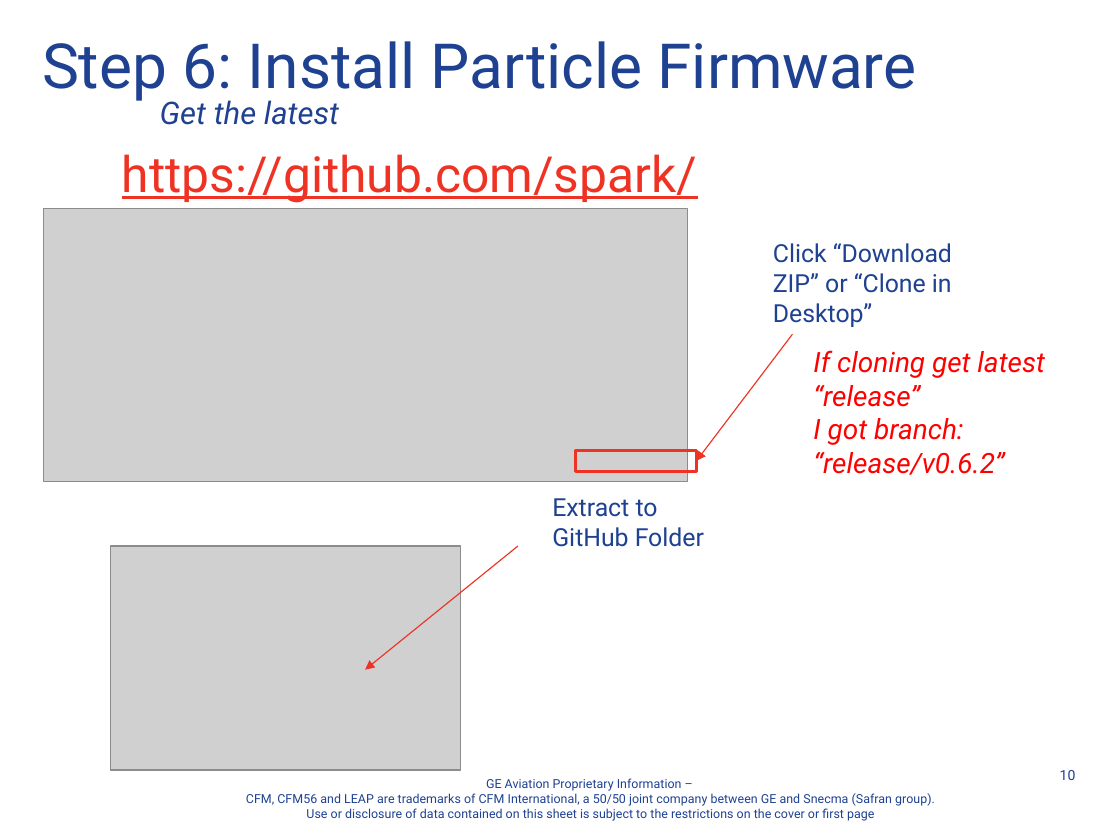
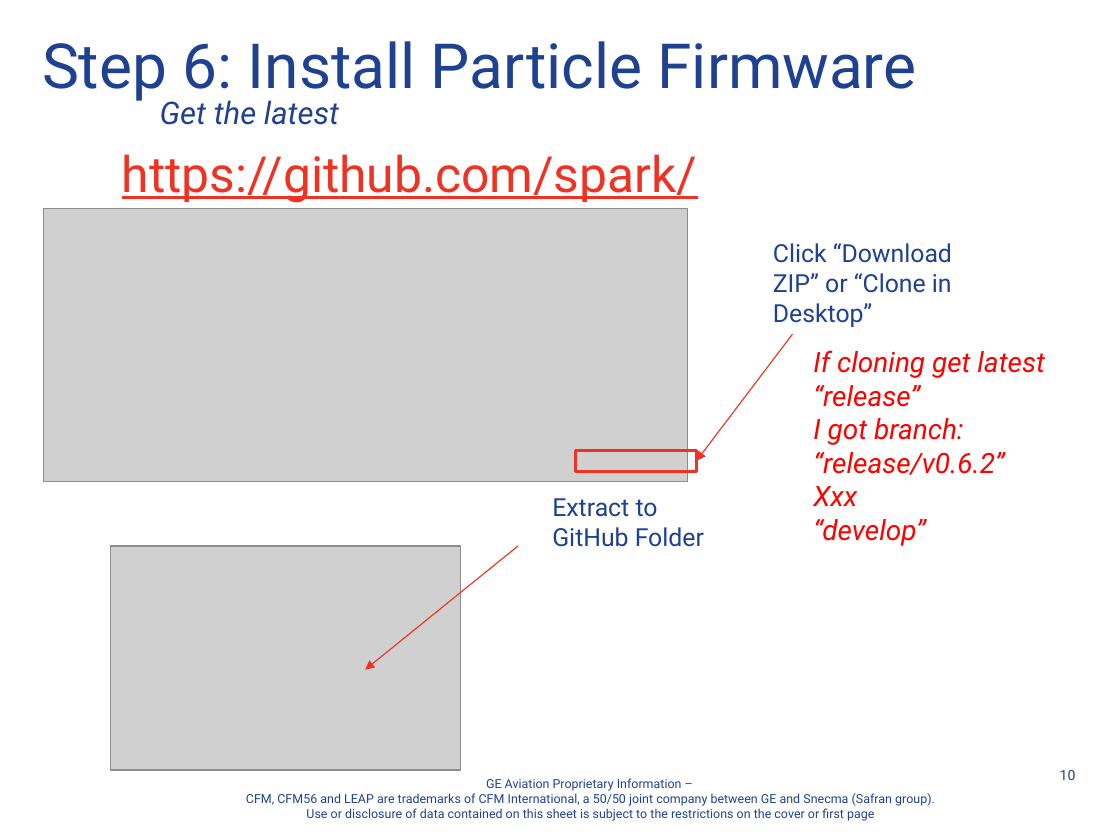
Before and after one commit to davegutz/Wind, a slide deck: slide 10 of Documentation/A Course Controls Laptop Setup Instructions Standalone Photon.pptx. Drawn at 1120x840 pixels with LibreOffice and Linux fonts; fonts in the diff are those of the drawing; grey boxes stand for pictures; background and template pictures are left out. Boxes give left, top, right and bottom in pixels: in the first picture for what was removed or moved away, otherwise in the second. Text is boxed around its words. In the diff, an @@ line names an element or a change of style, - is before the commit and + after.

Commit message:
portable PARTICLE

```diff
--- a/Documentation/A Course Controls Laptop Setup Instructions Standalone Photon.pptx
+++ b/Documentation/A Course Controls Laptop Setup Instructions Standalone Photon.pptx
@@ text at (813, 486, 926, 546): paragraphs added @@
+Xxx
+“develop”
```
Also in this commit, not shown: 2 other slides changed, 1 slide added, 3 other files.
